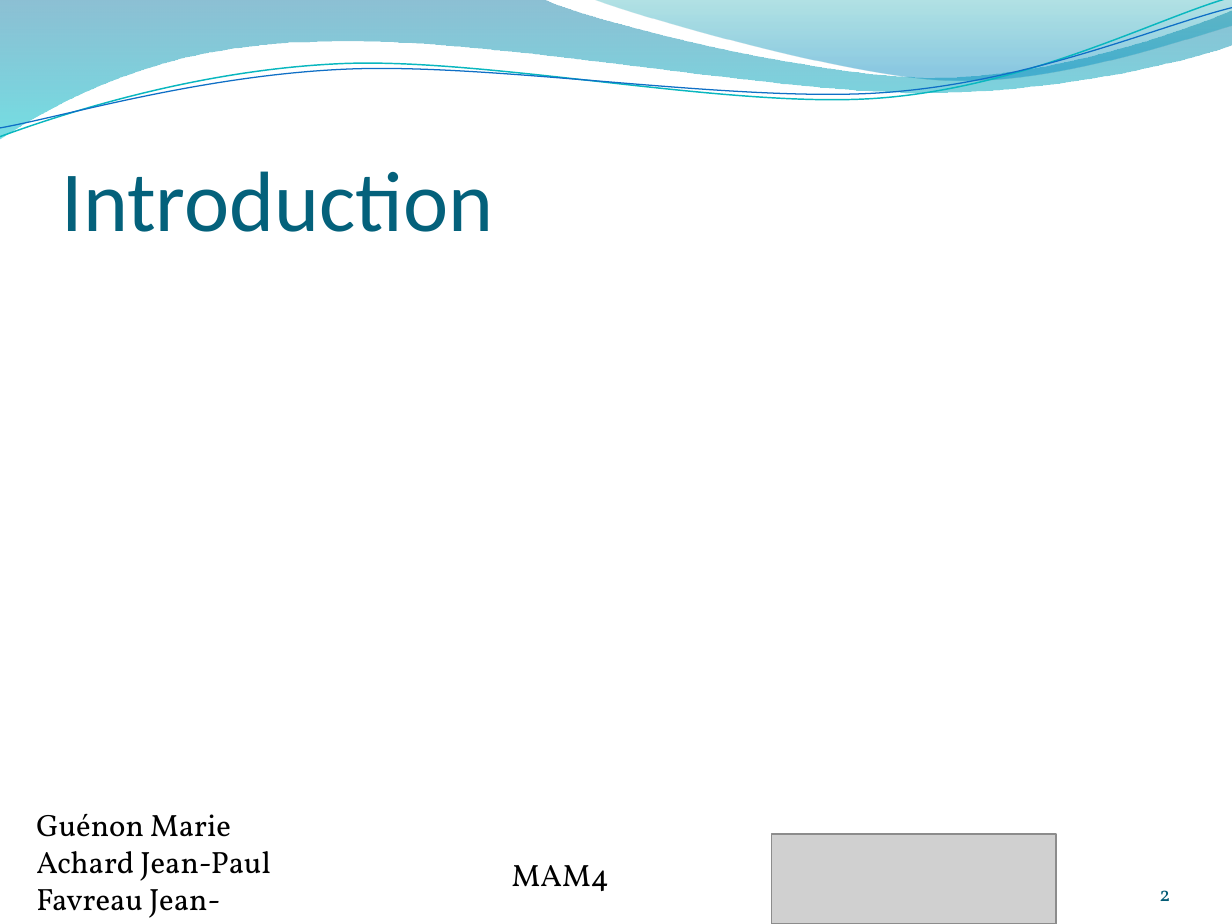
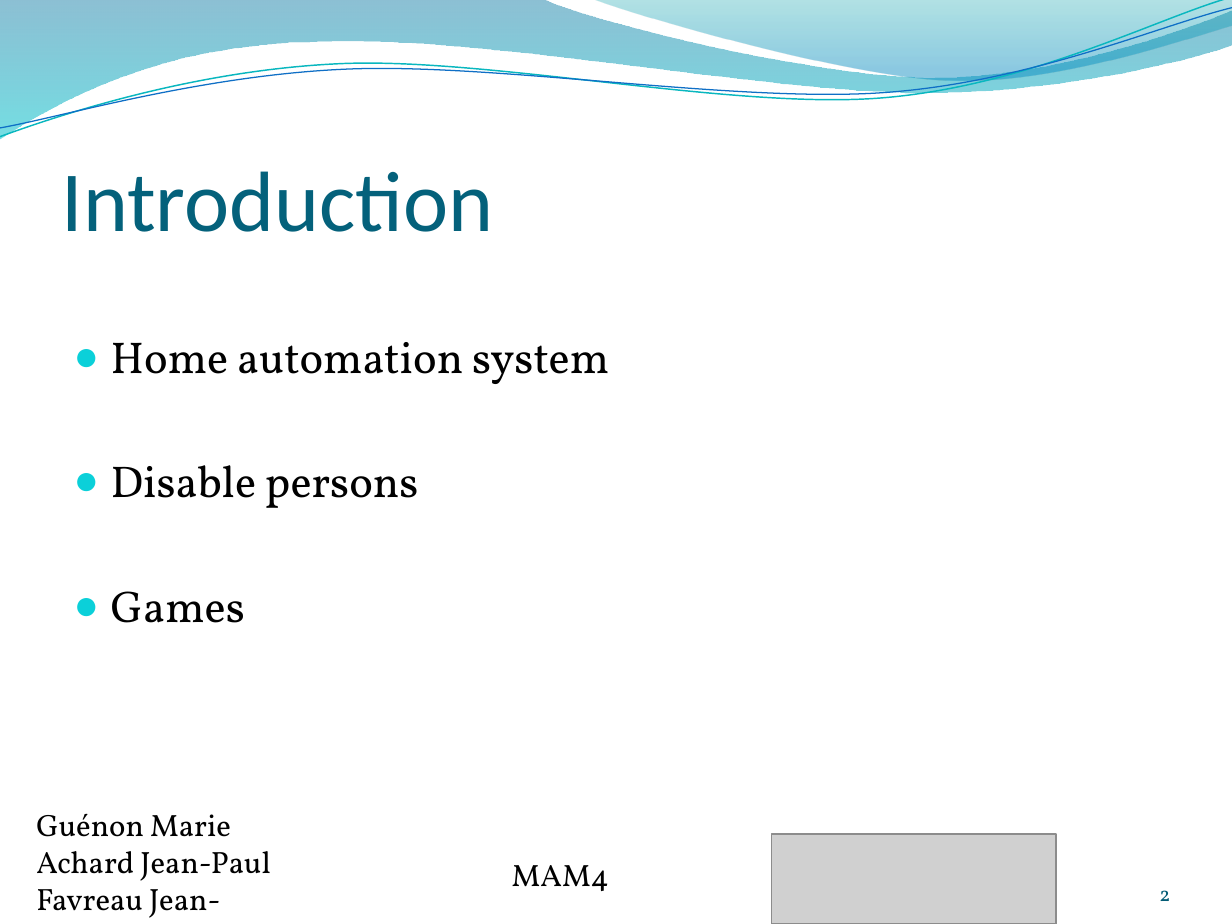
Before and after one commit to jeando/projetS7, a slide deck: slide 2 of annexes/Word_recognition.pptx. Drawn at 1232x924 pixels with LibreOffice and Linux fonts; fonts in the diff are those of the drawing; grey boxes stand for pictures. Boxes give left, top, right and bottom in pixels: in the first picture for what was removed or moved away, otherwise in the second. Text is boxed around its words. In the diff, an @@ line names an element or a change of style, - is before the commit and + after.

```diff
--- a/annexes/Word_recognition.pptx
+++ b/annexes/Word_recognition.pptx
@@ text added at (111,342,609,623), 26 pt, text #000000 @@
+● Home automation system
+● Disable persons
+● Games
```
Also in this commit, not shown: 6 other slides changed.
